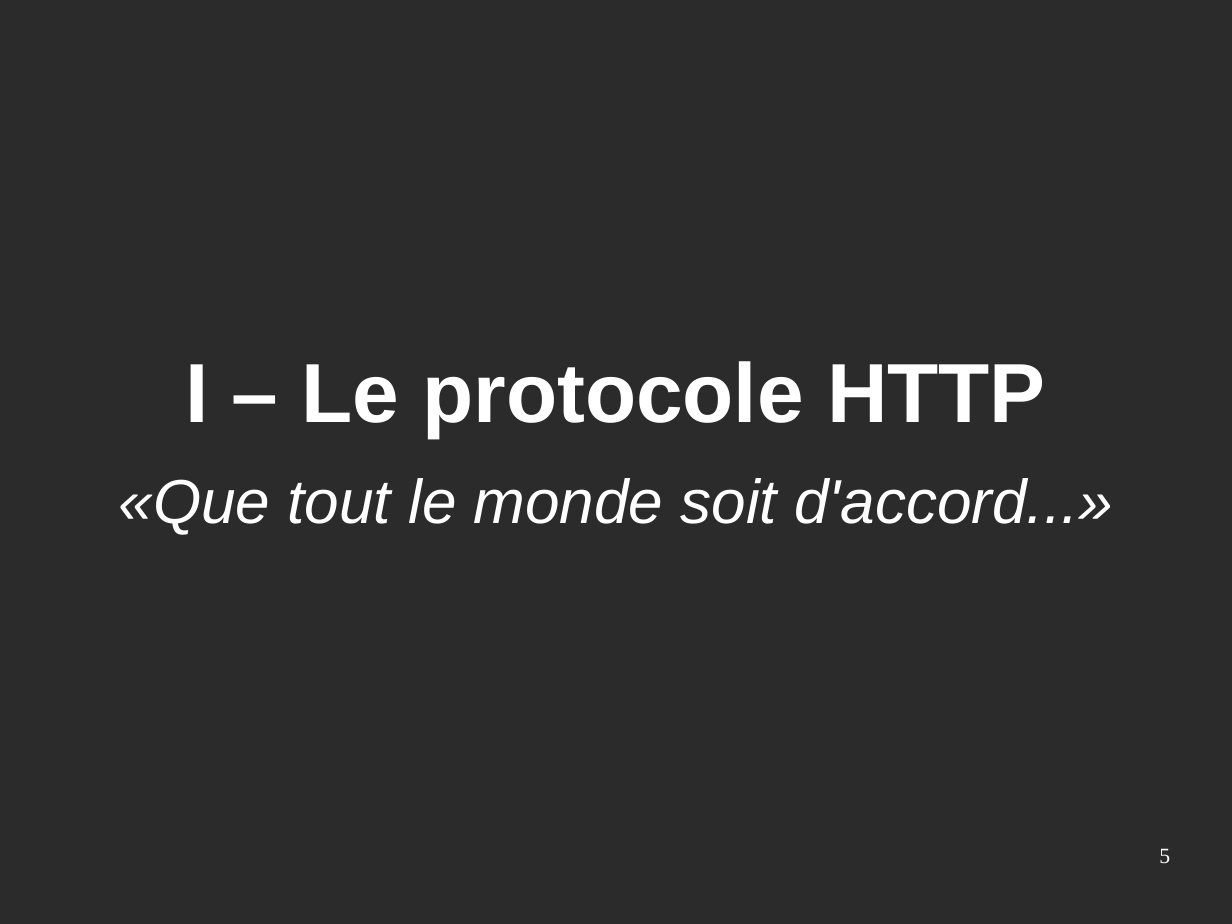
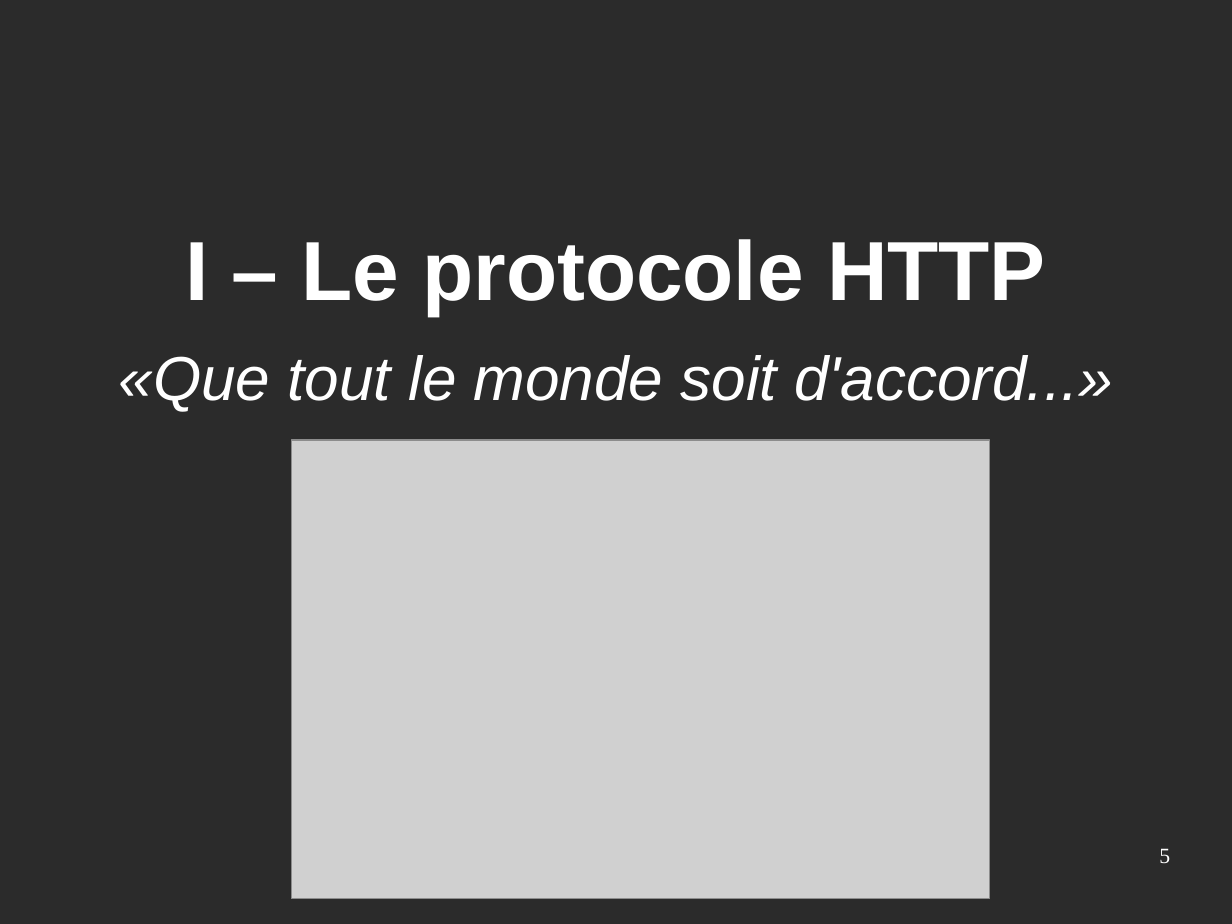
Before and after one commit to Eirbware/Formation, a slide deck: slide 5 of presentations/fondements.odp. Drawn at 1232x924 pixels with LibreOffice and Linux fonts; fonts in the diff are those of the drawing; grey boxes stand for pictures; background and template pictures are left out; a plain dark background stands for a picture behind light text. Boxes give left, top, right and bottom in pixels: in the first picture for what was removed or moved away, otherwise in the second. Text is boxed around its words. In the diff, an @@ line names an element or a change of style, - is before the commit and + after.

```diff
--- a/presentations/fondements.odp
+++ b/presentations/fondements.odp
@@ text "I – Le protocole HTTP": place and size @@
-text "I – Le protocole HTTP" at bbox=[119, 361, 1113, 534]
+text "I – Le protocole HTTP" at bbox=[119, 239, 1113, 412]
@@ picture added at bbox=[292, 440, 991, 899] @@
```
Also in this commit, not shown: 2 other slides changed, 14 slides added.
